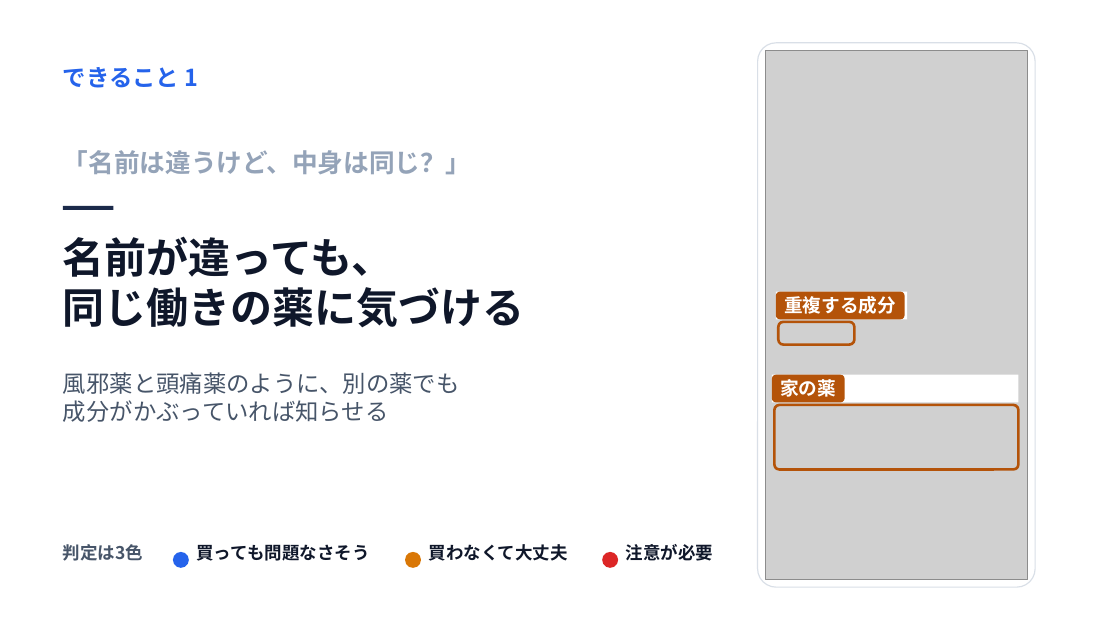
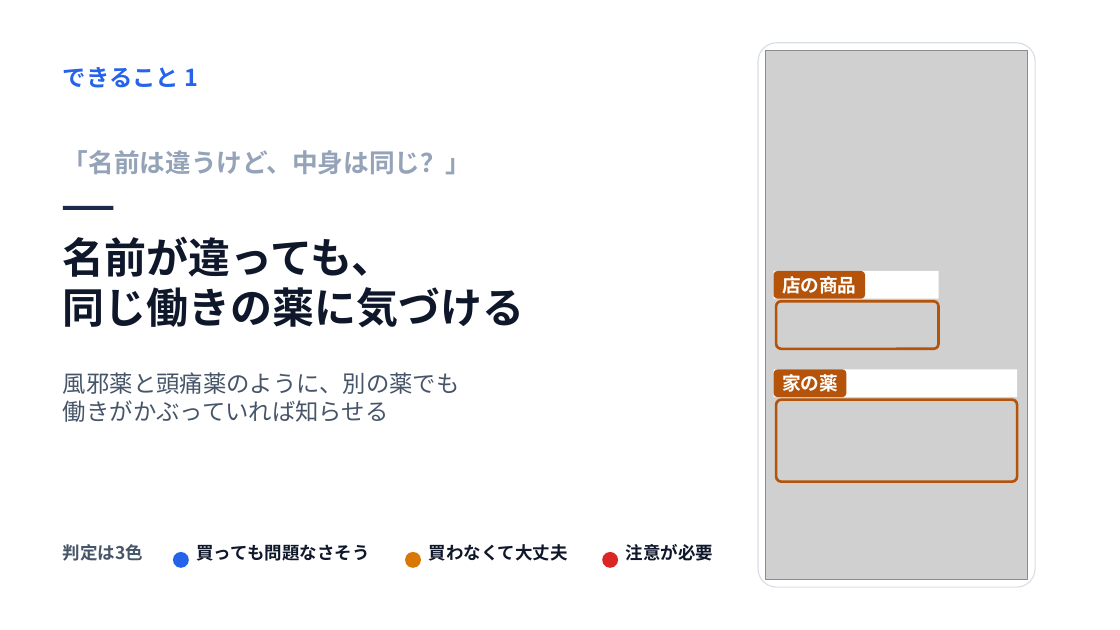
Before and after one commit to John-Frusciante/overlai, a slide deck: slide 5 of docs/ピッチ/Overlai_本選ピッチ.pptx. Drawn at 1120x630 pixels with LibreOffice and Linux fonts; fonts in the diff are those of the drawing; grey boxes stand for pictures. Boxes give left, top, right and bottom in pixels: in the first picture for what was removed or moved away, otherwise in the second. Text is boxed around its words. In the diff, an @@ line names an element or a change of style, - is before the commit and + after.

```diff
--- a/docs/ピッチ/Overlai_本選ピッチ.pptx
+++ b/docs/ピッチ/Overlai_本選ピッチ.pptx
@@ rectangle: place and size @@
-rectangle at [776, 292, 907, 319]
+rectangle at [774, 271, 939, 299]
@@ rounded rectangle "店の商品": place and size @@
-rounded rectangle "店の商品" at [776, 292, 905, 319]
+rounded rectangle "店の商品" at [774, 271, 865, 299]
@@ text in rounded rectangle at [782, 276, 856, 294]: text changed @@
-重複する成分
+店の商品
@@ rounded rectangle at [776, 302, 939, 350]: proportions changed @@
@@ rounded rectangle: place and size @@
-rounded rectangle at [779, 322, 855, 344]
+rounded rectangle at [776, 302, 939, 350]
@@ rounded rectangle "家の薬": place and size @@
-rounded rectangle "家の薬" at [772, 375, 845, 402]
+rounded rectangle "家の薬" at [774, 370, 847, 397]
@@ rectangle: place and size @@
-rectangle at [772, 375, 1019, 402]
+rectangle at [774, 370, 1017, 397]
@@ text at [63, 400, 389, 422]: text changed @@
-成分がかぶっていれば知らせる
+働きがかぶっていれば知らせる
@@ rounded rectangle: place and size @@
-rounded rectangle at [775, 405, 1019, 470]
+rounded rectangle at [776, 400, 1017, 482]
@@ rounded rectangle at [776, 400, 1017, 482]: proportions changed @@
```
Also in this commit, not shown: 1 other slide changed, 8 other files.
